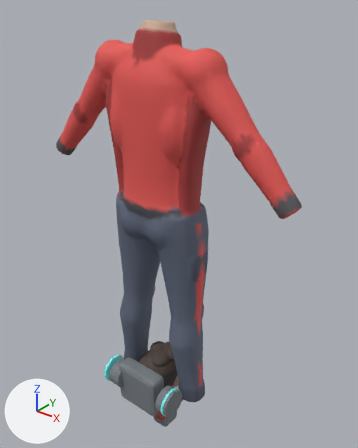
The glTF model assets/models/character.glb, before and after one commit.
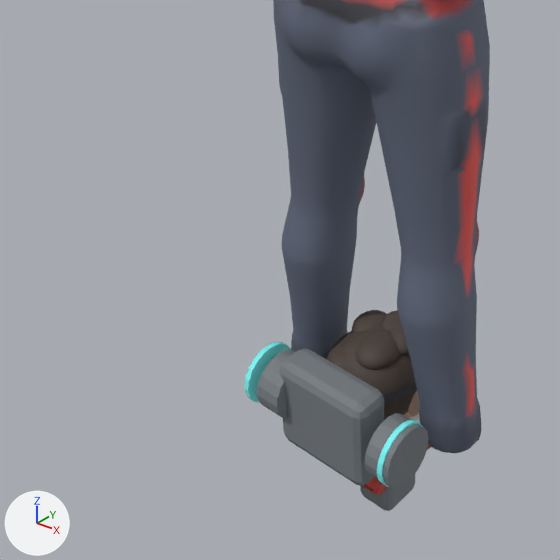
Each version is shown whole from a 50 mm lens placed at (1.207, -1.385, 1.766), pointed at (0.02, 0.099, 0.845), then close up on the part from 0% to 67% of the width and 47% to 100% of the height. Lighting does not change. The marker at lower left points along +X, +Y and +Z. The older version's two pictures come first. Vertices at exactly the same position are counted once.

In view in the first close-up: 'body', 'chest', 'forearm_r', 'head' and 1 more.
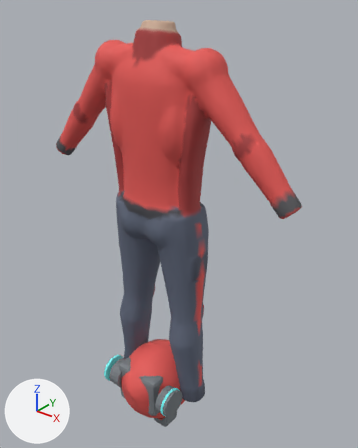
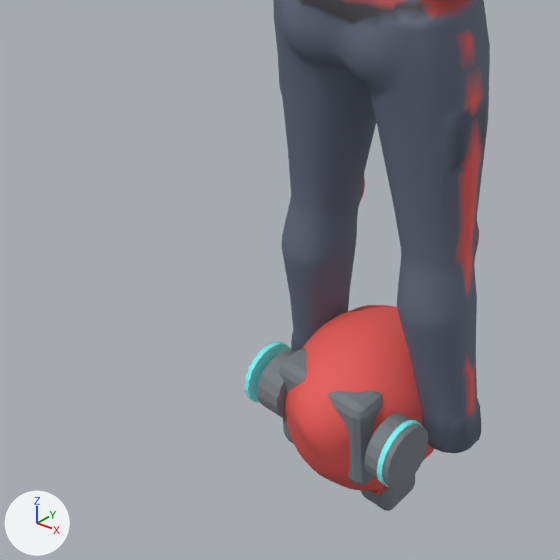
Pixel boxes (x1, y1, x2, y2) of what changed, in the close-ups (560 x 560 px):
'head', reshaped (61% wider, 68% taller): before (327, 310, 420, 420); after (284, 305, 434, 491)
part 1 of me_head, added (red): after (284, 305, 434, 491)
part 2 of me_head, deleted: before (327, 310, 409, 370)
part 3 of me_head, deleted (mostly hidden): before (327, 331, 417, 402)

The edits, one by one:
me_head is used by ob_head; location (0.0, 0.0, 0.0).
me_head had 2730 vertices, 5304 faces and spanned x -0.102..0.102, y -0.129..0.12, z -0.01..0.23.
me_head now has 3008 vertices, 5940 faces and spans x -0.154..0.152, y -0.234..0.12, z -0.121..0.261.
me_head part 1: a new loose piece of 1164 vertices spanning x -0.154..0.152, y -0.234..0.095, z -0.121..0.261, in mat_character.
me_head part 2: 9 loose pieces with 842 vertices, spanning x -0.079..0.077, y -0.116..0.105, z 0.141..0.23, are deleted.
Part 3, on me_head:
44 vertices are removed from x -0.102..0.102, y -0.119..0.099, z 0.14..0.158.
44 faces are deleted.
